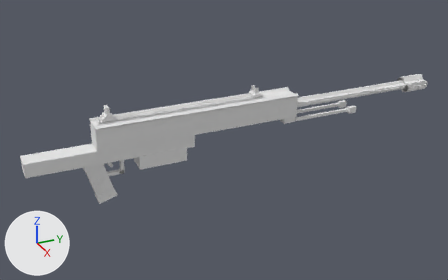
Before and after pictures for a commit that changed the OBJ model src/main/resources/assets/mareeletrica/models/block/armory21_barrett_forge_view.obj.
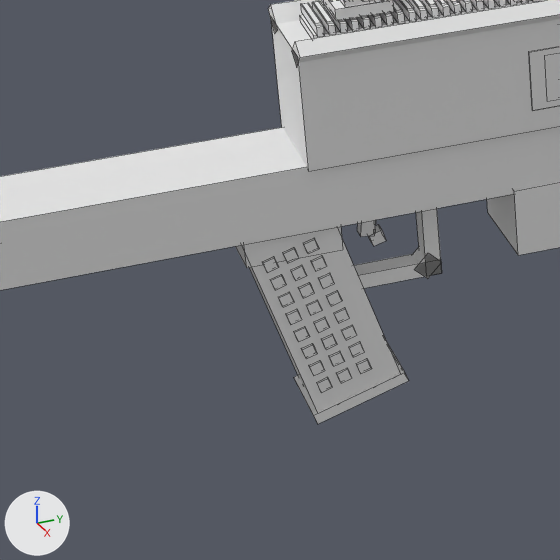
There are two pictures of each version: one whole from a camera (50 mm lens) standing at (5.316, -1.646, 2.726) and looking at (0.454, 0.542, 0.295), one close up on the part from 8% to 33% of the width and 42% to 83% of the height. Arrows for +X, +Y and +Z are at lower left; the lights stay in place. The first two pictures are the older version. The close-ups show mesh edges as thin lines. Where no turn or scale is listed for an object, it has been applied to the vertices. Vertices at exactly the same position are counted once.

Objects in the first close-up: 'armory21_barrett_forge_view'.
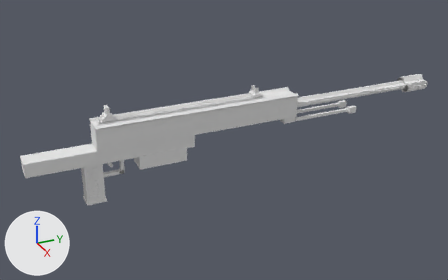
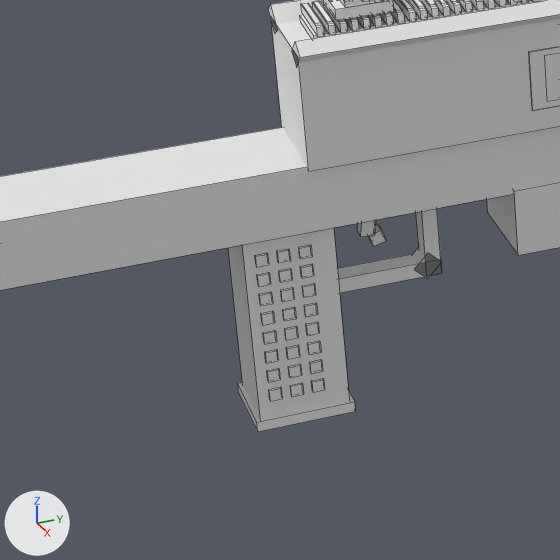
What differs and where, as boxes [x1, y1, x2, y2] in the close-ups (560 x 560 px; the box of a moved part takes in the faces that stretch with it):
'armory21_barrett_forge_view', reshaped: before [0, 0, 560, 424]; after [0, 0, 560, 432]
part 1 of me_armory21_barrett_forge_view, moved or reshaped: before [337, 368, 352, 383]; after [269, 387, 282, 401]
part 2 of me_armory21_barrett_forge_view, moved or reshaped: before [301, 343, 317, 359]; after [267, 368, 280, 382]
part 3 of me_armory21_barrett_forge_view, moved or reshaped: before [322, 334, 337, 349]; after [265, 349, 278, 363]
part 4 of me_armory21_barrett_forge_view, moved or reshaped: before [286, 309, 302, 324]; after [263, 330, 277, 344]
part 5 of me_armory21_barrett_forge_view, moved or reshaped: before [278, 292, 294, 307]; after [261, 311, 275, 325]
part 6 of me_armory21_barrett_forge_view, moved or reshaped: before [270, 274, 286, 290]; after [259, 292, 273, 306]
part 7 of me_armory21_barrett_forge_view, moved or reshaped: before [263, 257, 278, 273]; after [257, 272, 271, 286]
part 8 of me_armory21_barrett_forge_view, moved or reshaped: before [311, 256, 327, 271]; after [255, 253, 269, 267]
part 9 of me_armory21_barrett_forge_view, moved or reshaped: before [329, 351, 344, 366]; after [290, 383, 303, 397]
part 10 of me_armory21_barrett_forge_view, moved or reshaped: before [349, 341, 364, 357]; after [288, 364, 302, 378]
part 11 of me_armory21_barrett_forge_view, moved or reshaped: before [314, 317, 329, 332]; after [286, 345, 300, 359]
part 12 of me_armory21_barrett_forge_view, moved or reshaped: before [326, 291, 342, 306]; after [283, 307, 296, 321]
part 13 of me_armory21_barrett_forge_view, moved or reshaped: before [319, 273, 334, 289]; after [281, 287, 294, 302]
part 14 of me_armory21_barrett_forge_view, moved or reshaped: before [334, 307, 349, 323]; after [277, 249, 291, 263]
part 15 of me_armory21_barrett_forge_view, moved or reshaped: before [341, 325, 357, 340]; after [308, 341, 321, 355]
part 16 of me_armory21_barrett_forge_view, rebuilt: before [241, 227, 400, 412]; after [228, 228, 349, 420]
part 17 of me_armory21_barrett_forge_view, deleted: before [356, 359, 372, 374]
part 18 of me_armory21_barrett_forge_view, moved or reshaped: before [235, 226, 408, 424]; after [238, 245, 355, 432]

The change, as a diff of the scene's bpy script:
```diff
--- a/src/main/resources/assets/mareeletrica/models/block/armory21_barrett_forge_view.obj.py
+++ b/src/main/resources/assets/mareeletrica/models/block/armory21_barrett_forge_view.obj.py
@@ me_armory21_barrett_forge_view @@
-me_armory21_barrett_forge_view.from_pydata(...)  # 2334 vertices, 1806 faces; spans x 0.38..0.62, y -1.28..2.8, z -0.04..0.83
+me_armory21_barrett_forge_view.from_pydata(...)  # 2326 vertices, 1800 faces; spans x 0.38..0.62, y -1.28..2.8, z -0.03..0.83
+# me_armory21_barrett_forge_view part 1: the loose piece of 8 vertices spanning x 0.57..0.58, y -0.66..-0.64, z 0.04..0.06 is moved by (0.0, -0.12, -0.01)
+# me_armory21_barrett_forge_view part 2: the loose piece of 8 vertices spanning x 0.57..0.58, y -0.72..-0.7, z 0.1..0.12 is moved by (0.0, -0.07, -0.03)
+# me_armory21_barrett_forge_view part 3: the loose piece of 8 vertices spanning x 0.57..0.58, y -0.68..-0.66, z 0.11..0.14 is moved by (0.0, -0.1, -0.01)
+# me_armory21_barrett_forge_view part 4: the loose piece of 8 vertices spanning x 0.57..0.58, y -0.74..-0.72, z 0.17..0.2 is moved by (0.0, -0.05, -0.03)
+# me_armory21_barrett_forge_view part 5: the loose piece of 8 vertices spanning x 0.57..0.58, y -0.75..-0.73, z 0.21..0.23 is moved by (0.0, -0.03, -0.03)
+# me_armory21_barrett_forge_view part 6: the loose piece of 8 vertices spanning x 0.57..0.58, y -0.76..-0.74, z 0.25..0.27 is moved by (0.0, -0.02, -0.03)
+# me_armory21_barrett_forge_view part 7: the loose piece of 8 vertices spanning x 0.57..0.58, y -0.77..-0.75, z 0.28..0.31 is moved by (0.0, -0.01, -0.03)
+# me_armory21_barrett_forge_view part 8: the loose piece of 8 vertices spanning x 0.57..0.58, y -0.69..-0.66, z 0.27..0.29 is moved by (0.0, -0.1, 0.03)
+# me_armory21_barrett_forge_view part 9: the loose piece of 8 vertices spanning x 0.57..0.58, y -0.67..-0.65, z 0.07..0.1 is moved by (0.0, -0.08, -0.05)
+# me_armory21_barrett_forge_view part 10: the loose piece of 8 vertices spanning x 0.57..0.58, y -0.64..-0.61, z 0.08..0.11 is moved by (0.0, -0.11, -0.02)
+# me_armory21_barrett_forge_view part 11: the loose piece of 8 vertices spanning x 0.57..0.58, y -0.7..-0.67, z 0.15..0.17 is moved by (0.0, -0.05, -0.04)
+# me_armory21_barrett_forge_view part 12: the loose piece of 8 vertices spanning x 0.57..0.58, y -0.67..-0.64, z 0.19..0.22 is moved by (0.0, -0.08, -0.01)
+# me_armory21_barrett_forge_view part 13: the loose piece of 8 vertices spanning x 0.57..0.58, y -0.68..-0.65, z 0.23..0.26 is moved by (0.0, -0.07, -0.01)
+# me_armory21_barrett_forge_view part 14: the loose piece of 8 vertices spanning x 0.57..0.58, y -0.66..-0.63, z 0.16..0.18 is moved by (0.0, -0.09, 0.14)
+# me_armory21_barrett_forge_view part 15: the loose piece of 8 vertices spanning x 0.57..0.58, y -0.65..-0.62, z 0.12..0.15 is moved by (0.0, -0.06, -0.02)
+# me_armory21_barrett_forge_view part 16: the loose piece of 8 vertices spanning x 0.43..0.57, y -0.82..-0.55, z -0.02..0.42 is rebuilt with 8 vertices and now spans x 0.43..0.57, y -0.81..-0.64, z -0.01..0.35
+# me_armory21_barrett_forge_view part 17: the loose piece of 8 vertices spanning x 0.57..0.58, y -0.63..-0.6, z 0.05..0.07 is deleted
+# me_armory21_barrett_forge_view part 18: 24 vertices moved within x 0.42..0.58, y -0.73..-0.69, z 0.03..0.3; 84 vertices removed from x 0.42..0.58, y -0.8..-0.54, z -0.04..0.36; 92 vertices added at x 0.42..0.58, y -0.81..-0.64, z -0.03..0.32
+# other edits to the shape of me_armory21_barrett_forge_view do not show in these pictures
 me_armory21_barrett_forge_view.materials.append(mat_dark)
```
